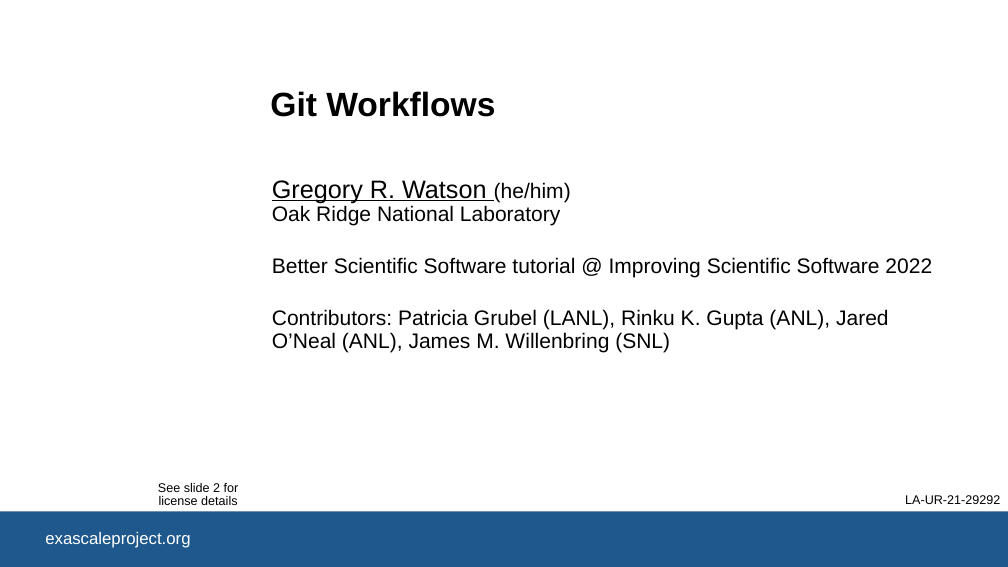
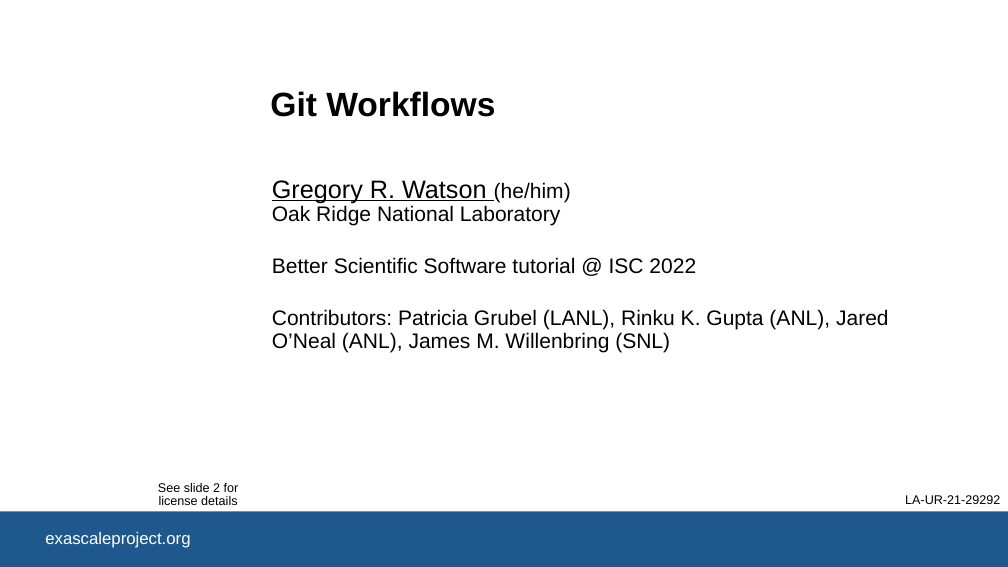
Before and after one commit to bssw-tutorial/presentations, a slide deck: slide 1 of git-workflows.pptx. Drawn at 1008x567 pixels with LibreOffice and Linux fonts; fonts in the diff are those of the drawing; background and template pictures are left out. Boxes give left, top, right and bottom in pixels: in the first picture for what was removed or moved away, otherwise in the second. Text is boxed around its words. In the diff, an @@ line names an element or a change of style, - is before the commit and + after.

```diff
--- a/git-workflows.pptx
+++ b/git-workflows.pptx
@@ subtitle at bbox=[272, 257, 696, 274]: text changed @@
-Better Scientific Software tutorial @ Improving Scientific Software 2022
+Better Scientific Software tutorial @ ISC 2022
```
Also in this commit, not shown: 1 other slide changed.
